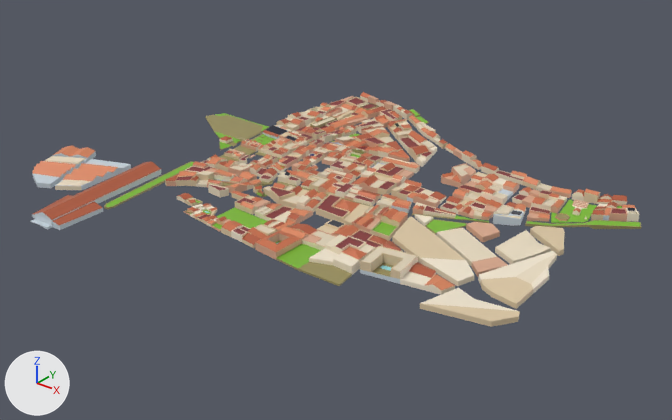
Two versions of the glTF model public/models/houses.glb, one commit apart.
The view is the same before and after, from a 50 mm lens placed at (1103.0, -1524.0, 878.0), pointed at (-40.0, -95.0, -8.0). The lights are fixed; the arrows at lower left show +X, +Y and +Z. The older version comes first. Where no turn or scale is listed for an object, it has been applied to the vertices. Vertices at exactly the same position are counted once.

Objects in the first picture: 'CasasPueblo'.
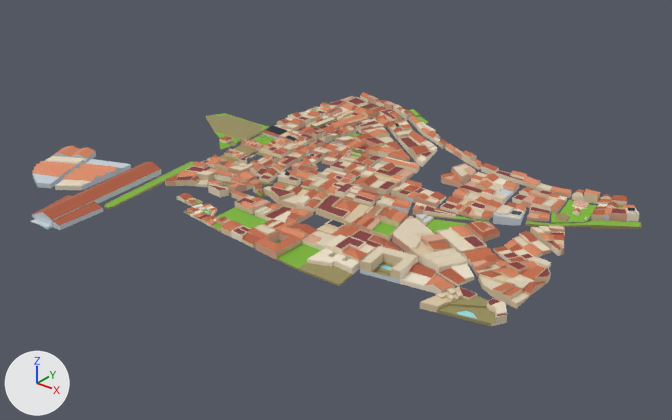
Commit message: chore: version final de houses

Where the change shows, as pixel boxes (x1, y1, x2, y2) in the pictures (672 x 420 px):
'CasasPueblo', reshaped: before (30, 92, 641, 327); after (30, 92, 641, 326)
part 1 of me_cube, rebuilt: before (495, 230, 551, 264); after (493, 230, 551, 263)
part 2 of me_cube, reshaped: before (313, 194, 613, 327); after (307, 214, 565, 326)

The change in detail:
me_cube is used by ob_casaspueblo; location (-239.0, 360.0, 62.0).
me_cube had 7635 vertices, 14071 faces and spanned x -468.0..792.0, y -935.0..40.0, z -50.0..26.0.
me_cube now has 8412 vertices, 15511 faces and spans x -468.0..792.0, y -935.0..40.0, z -49.0..26.0.
me_cube part 1: the loose piece of 24 vertices spanning x 600.0..693.0, y -498.0..-385.0, z -33.0..-11.0 is rebuilt with 111 vertices and now spans x 594.0..692.0, y -500.0..-385.0, z -33.0..-10.0.
me_cube part 2: 16 vertices moved from x 391.0..742.0, y -692.0..-437.0, z -48.0..-24.0 to x 391.0..724.0, y -681.0..-450.0, z -49.0..-16.0; 118 vertices removed from x 275.0..742.0, y -705.0..-235.0, z -50.0..11.0; 810 vertices added at x 331.0..733.0, y -710.0..-337.0, z -49.0..-3.0.
Other edits to the shape of me_cube do not show in these pictures.
